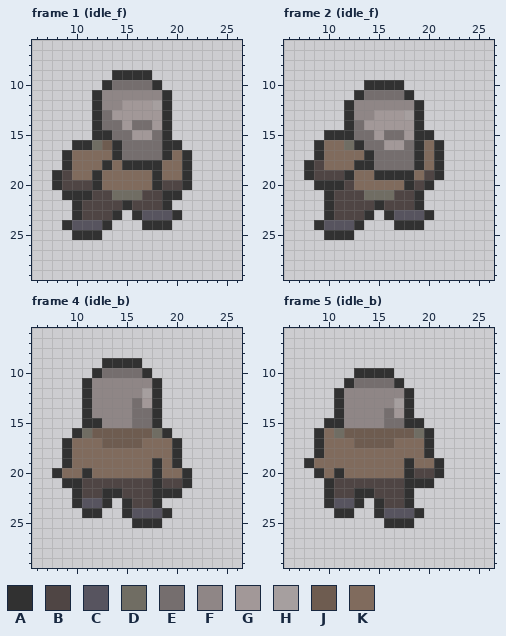
One commit to this pixel-art file: assets/npcs/enemies/draugr/draugr.aseprite. This is how it looked before the edit.
32x32 pixels, 16 frames. Colours within 5 levels of each other are drawn and written as one. Shown: frame 1 (idle_f): x 6..26, y 6..29; frame 2 (idle_f): x 6..26, y 6..29; frame 4 (idle_b): x 6..26, y 6..29; frame 5 (idle_b): x 6..26, y 6..29. The commit also changed other frames, which this record leaves out.
Palette (. is transparent): A #313131  B #4f4544  C #57545f  D #706d63  E #756e6e  F #8f8686  G #a29898  H #a69f9f  J #6e5c50  K #806b5d
Now the later version:
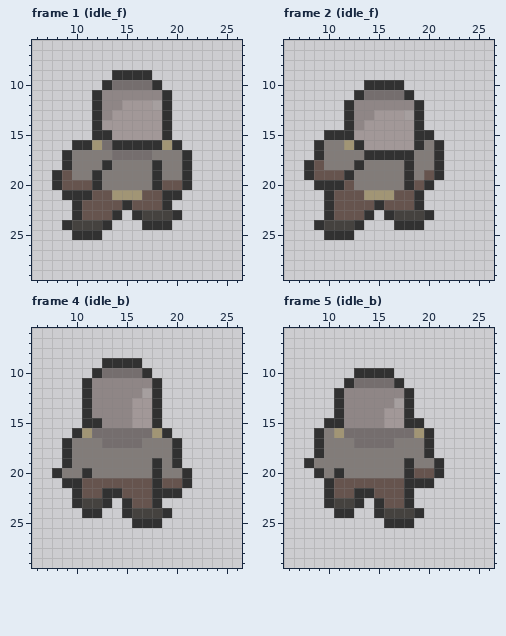
From old to new:
layer "body_1" now hidden
layer "body_2" now shown
layer "head_1" now hidden
layer "head_2" now shown
Colour B changes from #4f4544 to #66544e.
Colour C changes from #57545f to #45423f.
Colour D changes from #706d63 to #a19575.
Colour K changes from #806b5d to #827c79.
Frame 1 (idle_f):
Colour E gives way to colour A in row 16 at x 15 to 18.
Colour A gives way to colour D in row 16 at x 19.
Colour A gives way to colour E in row 17 at x 14.
Colour J gives way to colour E in row 16 at x 13.
Colour E gives way to colour F in row 13 at x 13.
Colour E gives way to colour G in row 14 at x 13 to 14 and 16 to 17; in row 15 at x 14 to 15 and 18.
Colour A gives way to colour K in row 17 at x 19; in row 18 at x 15 to 17.
Colour E gives way to colour K in row 17 at x 18.
Frame 2 (idle_f):
Colour E gives way to colour A in row 17 at x 15 to 18; in row 18 at x 18.
Colour E gives way to colour F in row 14 at x 13.
Colour E gives way to colour G in row 15 at x 13 to 14 and 16 to 17; in row 16 at x 14 to 15 and 18.
Colour A gives way to colour K in row 17 at x 19; in row 18 at x 14 and 19; in row 19 at x 15 to 17.
Colour E gives way to colour K in row 18 at x 15 to 17.
Frame 4 (idle_b), layers "head_2", "body_2":
Colour J gives way to colour E in row 16 at x 12 to 17; in row 17 at x 13 to 16.
Colour E gives way to colour G in row 13 at x 16; in rows 14 to 15 at x 16 to 17.
Frame 5 (idle_b), layers "head_2", "body_2":
Colour J gives way to colour E in row 16 at x 12 to 18; in row 17 at x 13 to 16.
Colour E gives way to colour G in row 14 at x 16; in row 15 at x 16 to 17.
Where, in picture pixels (left, top, right, bottom), the same in both pictures:
changed: (62, 110, 182, 230)
changed: (314, 120, 434, 230)
changed: (62, 398, 182, 518)
changed: (314, 408, 434, 518)
